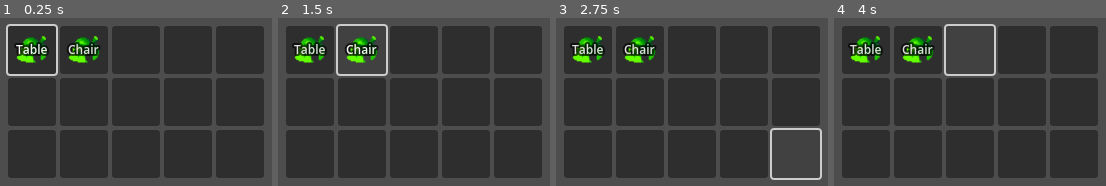
Above: before the commit, frames 1-4 (left to right).
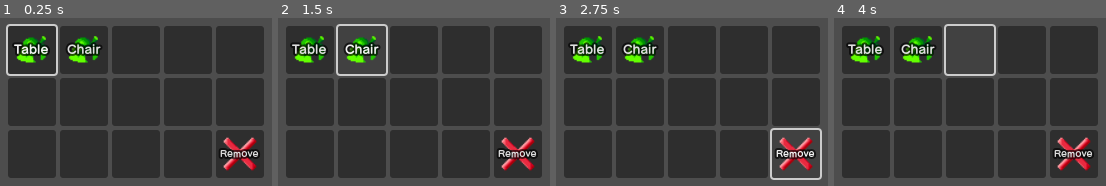
Above: after the commit, the same moments.

Repository: TaelsDaFoox/cave-gamering
Game: Godot game, scene res://Inventory.tscn
The game is run twice, just before and just after one commit, with the same random seed, the same clock (stepped at 60 frames per second) and the same inputs. This scene is started directly instead of the project's main scene.
Inputs (mouse positions are in pixels of both pictures, inside the frame that each line leads up to):
- Up to frame 1 (0.25 s): no input
- Up to frame 2 (1.5 s): click "Table" at 0.5 s; click "Chair" at 1.25 s
- Up to frame 3 (2.75 s): click (795, 154) at 2.02 s
- Up to frame 4 (4 s): click (1073, 154) at 2.75 s, where only the run after the commit has a clickable "Remove"; click (970, 49) at 3.5 s

The runs differ from the first frame. In frame 1, 2.8% of the frame differs, in the area x 4-96%, y 14-92%; in frame 2, 2.8%; in frame 3, 2.8%; in frame 4, 2.8%.

Commit message:
various furniture improvements
furniture can now be spawned and removed from the inventory, can't be pushed inside other furniture, and a carpet customization menu has been started

Diff:
--- a/Global.gd
+++ b/Global.gd
@@ -1,2 +1,5 @@
 extends Node
 var shirtnum := 0
+var playerPos := Vector3.ZERO
+var playerRot := Vector3.ZERO
+var playerGrab
--- a/Inventory.tscn
+++ b/Inventory.tscn
@@ -1,7 +1,9 @@
-[gd_scene load_steps=3 format=3 uid="uid://cxvg72c0cc4ji"]
+[gd_scene load_steps=5 format=3 uid="uid://cxvg72c0cc4ji"]
 
 [ext_resource type="Texture2D" uid="uid://cgf16pxqe5lcw" path="res://textures/UI/leaf icon.png" id="1_3n7vm"]
 [ext_resource type="Script" uid="uid://bjbjgyoa7ym8r" path="res://inventory.gd" id="1_ki15f"]
+[ext_resource type="FontFile" uid="uid://x5uarbb3anha" path="res://fonts/FOT-Seurat Pro B.otf" id="2_jqulp"]
+[ext_resource type="Texture2D" uid="uid://bi6lqh7l68o1m" path="res://textures/UI/X icon.png" id="3_nwt7c"]
 
 [node name="Inventory" type="Control"]
 layout_mode = 3
@@ -24,23 +26,25 @@
 grow_horizontal = 2
 columns = 5
 
-[node name="Button" type="Button" parent="GridContainer"]
+[node name="Table" type="Button" parent="GridContainer"]
 texture_filter = 2
 custom_minimum_size = Vector2(48, 48)
 layout_mode = 2
 theme_override_colors/font_outline_color = Color(0, 0, 0, 0.6509804)
 theme_override_constants/outline_size = 8
+theme_override_fonts/font = ExtResource("2_jqulp")
 theme_override_font_sizes/font_size = 12
 text = "Table"
 icon = ExtResource("1_3n7vm")
 icon_alignment = 1
 expand_icon = true
 
-[node name="Button2" type="Button" parent="GridContainer"]
+[node name="Chair" type="Button" parent="GridContainer"]
 custom_minimum_size = Vector2(48, 48)
 layout_mode = 2
 theme_override_colors/font_outline_color = Color(0, 0, 0, 0.6509804)
 theme_override_constants/outline_size = 8
+theme_override_fonts/font = ExtResource("2_jqulp")
 theme_override_font_sizes/font_size = 12
 text = "Chair"
 icon = ExtResource("1_3n7vm")
@@ -52,6 +56,7 @@
 layout_mode = 2
 theme_override_colors/font_outline_color = Color(0, 0, 0, 0.6509804)
 theme_override_constants/outline_size = 8
+theme_override_fonts/font = ExtResource("2_jqulp")
 theme_override_font_sizes/font_size = 12
 icon_alignment = 1
 expand_icon = true
@@ -61,6 +66,7 @@
 layout_mode = 2
 theme_override_colors/font_outline_color = Color(0, 0, 0, 0.6509804)
 theme_override_constants/outline_size = 8
+theme_override_fonts/font = ExtResource("2_jqulp")
 theme_override_font_sizes/font_size = 12
 icon_alignment = 1
 expand_icon = true
@@ -70,6 +76,7 @@
 layout_mode = 2
 theme_override_colors/font_outline_color = Color(0, 0, 0, 0.6509804)
 theme_override_constants/outline_size = 8
+theme_override_fonts/font = ExtResource("2_jqulp")
 theme_override_font_sizes/font_size = 12
 icon_alignment = 1
 expand_icon = true
@@ -79,6 +86,7 @@
 layout_mode = 2
 theme_override_colors/font_outline_color = Color(0, 0, 0, 0.6509804)
 theme_override_constants/outline_size = 8
+theme_override_fonts/font = ExtResource("2_jqulp")
 theme_override_font_sizes/font_size = 12
 icon_alignment = 1
 expand_icon = true
@@ -88,6 +96,7 @@
 layout_mode = 2
 theme_override_colors/font_outline_color = Color(0, 0, 0, 0.6509804)
 theme_override_constants/outline_size = 8
+theme_override_fonts/font = ExtResource("2_jqulp")
 theme_override_font_sizes/font_size = 12
 icon_alignment = 1
 expand_icon = true
@@ -97,6 +106,7 @@
 layout_mode = 2
 theme_override_colors/font_outline_color = Color(0, 0, 0, 0.6509804)
 theme_override_constants/outline_size = 8
+theme_override_fonts/font = ExtResource("2_jqulp")
 theme_override_font_sizes/font_size = 12
 icon_alignment = 1
 expand_icon = true
@@ -106,6 +116,7 @@
 layout_mode = 2
 theme_override_colors/font_outline_color = Color(0, 0, 0, 0.6509804)
 theme_override_constants/outline_size = 8
+theme_override_fonts/font = ExtResource("2_jqulp")
 theme_override_font_sizes/font_size = 12
 icon_alignment = 1
 expand_icon = true
@@ -115,6 +126,7 @@
 layout_mode = 2
 theme_override_colors/font_outline_color = Color(0, 0, 0, 0.6509804)
 theme_override_constants/outline_size = 8
+theme_override_fonts/font = ExtResource("2_jqulp")
 theme_override_font_sizes/font_size = 12
 icon_alignment = 1
 expand_icon = true
@@ -124,6 +136,7 @@
 layout_mode = 2
 theme_override_colors/font_outline_color = Color(0, 0, 0, 0.6509804)
 theme_override_constants/outline_size = 8
+theme_override_fonts/font = ExtResource("2_jqulp")
 theme_override_font_sizes/font_size = 12
 icon_alignment = 1
 expand_icon = true
@@ -133,6 +146,7 @@
 layout_mode = 2
 theme_override_colors/font_outline_color = Color(0, 0, 0, 0.6509804)
 theme_override_constants/outline_size = 8
+theme_override_fonts/font = ExtResource("2_jqulp")
 theme_override_font_sizes/font_size = 12
 icon_alignment = 1
 expand_icon = true
@@ -142,6 +156,7 @@
 layout_mode = 2
 theme_override_colors/font_outline_color = Color(0, 0, 0, 0.6509804)
 theme_override_constants/outline_size = 8
+theme_override_fonts/font = ExtResource("2_jqulp")
 theme_override_font_sizes/font_size = 12
 icon_alignment = 1
 expand_icon = true
@@ -151,17 +166,23 @@
 layout_mode = 2
 theme_override_colors/font_outline_color = Color(0, 0, 0, 0.6509804)
 theme_override_constants/outline_size = 8
+theme_override_fonts/font = ExtResource("2_jqulp")
 theme_override_font_sizes/font_size = 12
 icon_alignment = 1
 expand_icon = true
 
-[node name="Button15" type="Button" parent="GridContainer"]
+[node name="Remove" type="Button" parent="GridContainer"]
 custom_minimum_size = Vector2(48, 48)
 layout_mode = 2
 theme_override_colors/font_outline_color = Color(0, 0, 0, 0.6509804)
 theme_override_constants/outline_size = 8
-theme_override_font_sizes/font_size = 12
+theme_override_fonts/font = ExtResource("2_jqulp")
+theme_override_font_sizes/font_size = 9
+text = "Remove"
+icon = ExtResource("3_nwt7c")
 icon_alignment = 1
 expand_icon = true
 
-[connection signal="pressed" from="GridContainer/Button" to="." method="_on_button_pressed"]
+[connection signal="pressed" from="GridContainer/Table" to="." method="_on_table_pressed"]
+[connection signal="pressed" from="GridContainer/Chair" to="." method="_on_chair_pressed"]
+[connection signal="pressed" from="GridContainer/Remove" to="." method="_on_remove_pressed"]
--- a/inventory.gd
+++ b/inventory.gd
@@ -1,6 +1,26 @@
 extends Control
-@onready var firstbtn = $GridContainer/Button
+@onready var firstbtn = $GridContainer/Table
 func _ready() -> void:
 	firstbtn.grab_focus()
-func _on_button_pressed() -> void:
-	pass # Replace with function body.
+func _on_table_pressed() -> void:
+	objSpawn(load("res://objects/table.tscn"))
+
+func roundTo90(angle:float):
+	return round(angle/(PI/2))*(PI/2)
+func snapPosToGrid(pos:Vector3):
+	return Vector3(round(pos.x-0.5)+0.5,1.0,round(pos.z-0.5)+0.5)
+func objSpawn(obj):
+	if not Global.playerGrab:
+		var spawn = obj.instantiate()
+		var playerAng = roundTo90(-Global.playerRot.y)+(PI/2)
+		spawn.global_position=snapPosToGrid(Global.playerPos+Vector3(cos(playerAng),0.0,sin(playerAng)))
+		get_parent().add_child(spawn)
+
+
+func _on_remove_pressed() -> void:
+	if Global.playerGrab:
+		Global.playerGrab[0].queue_free()
+
+
+func _on_chair_pressed() -> void:
+	objSpawn(load("res://objects/chair.tscn"))
--- /dev/null
+++ b/objects/carpet_preview.tscn
@@ -0,0 +1,8 @@
+[gd_scene load_steps=2 format=3 uid="uid://di47eq8hp488q"]
+
+[ext_resource type="PackedScene" uid="uid://c5hxymsuccc3x" path="res://models/ac carpet.glb" id="1_qhj2v"]
+
+[node name="carpetPreview" instance=ExtResource("1_qhj2v")]
+
+[node name="Plane" parent="." index="0"]
+layers = 512
--- /dev/null
+++ b/objects/furniture.gd
@@ -0,0 +1 @@
+extends StaticBody3D
--- a/objects/player.gd
+++ b/objects/player.gd
@@ -13,6 +13,8 @@
 var shirttex = load("res://materials/shirt.tres")
 var inventory = load("res://Inventory.tscn")
 var shirtmenu = load("res://shirtMenu.tscn")
+var menuUp := ""
+@onready var grabCollision = $GrabCollision
 func _ready() -> void:
 	#shirttex.uv1_scale=Vector3(0.059,0.059,0)
 	shirt.set_surface_override_material(0,shirttex)
@@ -25,14 +27,13 @@
 	if input_dir and not grabbedthing and not state=="Inventory":
 		model.rotation.y=lerp_angle(model.rotation.y,-input_dir.angle()+PI/2,delta*20)
 		interact.rotation.y=roundTo90(model.rotation.y)+PI
+		grabCollision.position.x = cos(interact.rotation.y+(PI/2))
+		grabCollision.position.z = sin(interact.rotation.y-(PI/2))
 	#input_dir = input_dir.rotated(-camera.rotation.y)
 	if state == "Push" or state == "Pull":
 		#global_position=global_position.lerp(dragTarget,delta*8)
-		if abs(grabbedthing.global_position.x+(dragTarget.x-global_position.x)/2)<3.0 and abs(grabbedthing.global_position.z+(dragTarget.z-global_position.z)/2)<3.0:
-			velocity=(global_position.lerp(dragTarget,7))-global_position
-			velocity.y=0.0
-		else:
-			velocity=Vector3.ZERO
+		velocity=(global_position.lerp(dragTarget,7))-global_position
+		velocity.y=0.0
 		#print(velocity)
 		if statetimer==0.0:
 			state="Idle"
@@ -44,6 +45,7 @@
 			state="Idle"
 			snapPos()
 	if grabbedthing:
+		grabCollision.disabled=false
 		if state == "Idle":
 			velocity=Vector3.ZERO
 			anim.play("Grab",0.2,1.0)
@@ -51,6 +53,7 @@
 			anim.play(state,0.2,velocity.length()*1.1)
 		#velocity=Vector3.ZERO
 		if not Input.is_action_pressed("A") and statetimer==0.0:
+			grabCollision.disabled=true
 			snapPos()
 			var posBuffer = grabbedthing.global_position
 			var rotBuffer = grabbedthing.rotation
@@ -86,6 +89,7 @@
 					state="TurnL"
 					statetimer=0.5
 	elif state=="Idle" or state=="Grab": #no idea why this has to run for the grab animation to work but it's almost 1 AM and I don't care to look into it
+		grabCollision.disabled=true
 		velocity.x=input_dir.x*move_speed
 		velocity.z=input_dir.y*move_speed
 		if input_dir:
@@ -95,11 +99,16 @@
 
 
 	move_and_slide()
+	Global.playerPos=global_position
+	Global.playerRot=model.rotation
 	#print(state)
 
 	var grabstuff = interact.get_overlapping_bodies()
+	Global.playerGrab=grabstuff
 	if grabstuff:
-		if Input.is_action_pressed("A"):
+		if grabstuff.size()>1:
+			grabstuff[1].queue_free()
+		if Input.is_action_pressed("A") and state=="Idle":
 			if grabstuff[0].get_parent()!=self:
 				statetimer=0.15
 				global_position.x=round(global_position.x+0.5)-0.5
@@ -118,12 +127,31 @@
 	if event.is_action_pressed("menu"):
 		if state=="Idle":
 			state="Inventory"
+			menuUp = "Inventory"
 			anim.play("Inventory",0.3)
 			velocity=Vector3.ZERO
-			get_parent().add_child(shirtmenu.instantiate())
+			var getMenu = get_parent().get_node(menuUp)
+			if not getMenu:
+				get_parent().add_child(inventory.instantiate())
 		elif state == "Inventory":
 			state="Idle"
-			get_parent().get_node("ShirtMenu").queue_free()
+			var getMenu = get_parent().get_node(menuUp)
+			if getMenu:
+				getMenu.queue_free()
+	if event.is_action_pressed("menu 2"):
+		if state=="Idle":
+			state="Inventory"
+			menuUp = "ShirtMenu"
+			anim.play("Inventory",0.3)
+			velocity=Vector3.ZERO
+			var getMenu = get_parent().get_node(menuUp)
+			if not getMenu:
+				get_parent().add_child(shirtmenu.instantiate())
+		elif state == "Inventory":
+			state="Idle"
+			var getMenu = get_parent().get_node(menuUp)
+			if getMenu:
+				getMenu.queue_free()
 func snapPos():
 	global_position.x = round(global_position.x+0.5)-0.5
 	global_position.z = round(global_position.z-0.5)+0.5
--- a/objects/player.tscn
+++ b/objects/player.tscn
@@ -9,6 +9,9 @@
 
 [sub_resource type="BoxShape3D" id="BoxShape3D_eqqp1"]
 size = Vector3(0.5, 0.5, 0.00390625)
+
+[sub_resource type="BoxShape3D" id="BoxShape3D_ykyjo"]
+size = Vector3(0.8935547, 1, 0.8798828)
 
 [node name="Player" type="CharacterBody3D"]
 collision_layer = 2
@@ -36,3 +39,7 @@
 
 [node name="model" parent="." instance=ExtResource("2_ykyjo")]
 transform = Transform3D(-0.48, 0, 7.247798e-08, 0, 0.48, 0, -7.247798e-08, 0, -0.48, 0, -0.74545276, 0)
+
+[node name="GrabCollision" type="CollisionShape3D" parent="."]
+transform = Transform3D(1, 0, 0, 0, 1, 0, 0, 0, 1, 0, 0, -1)
+shape = SubResource("BoxShape3D_ykyjo")
--- a/project.godot
+++ b/project.godot
@@ -117,6 +117,11 @@
 , Object(InputEventJoypadButton,"resource_local_to_scene":false,"resource_name":"","device":-1,"button_index":3,"pressure":0.0,"pressed":true,"script":null)
 ]
 }
+"menu 2"={
+"deadzone": 0.2,
+"events": [Object(InputEventKey,"resource_local_to_scene":false,"resource_name":"","device":-1,"window_id":0,"alt_pressed":false,"shift_pressed":false,"ctrl_pressed":false,"meta_pressed":false,"pressed":false,"keycode":0,"physical_keycode":81,"key_label":0,"unicode":113,"location":0,"echo":false,"script":null)
+]
+}
 
 [layer_names]
 
--- a/shirtMenu.tscn
+++ b/shirtMenu.tscn
@@ -1,11 +1,15 @@
-[gd_scene load_steps=6 format=3 uid="uid://d3v3jww3m4rul"]
+[gd_scene load_steps=8 format=3 uid="uid://d3v3jww3m4rul"]
 
 [ext_resource type="Script" uid="uid://dniumddodwytf" path="res://shirt_menu.gd" id="1_ncqk2"]
 [ext_resource type="PackedScene" uid="uid://dujk7eywtnb8g" path="res://objects/shirtPreview.tscn" id="2_cp74y"]
 [ext_resource type="FontFile" uid="uid://x5uarbb3anha" path="res://fonts/FOT-Seurat Pro B.otf" id="3_cp74y"]
+[ext_resource type="PackedScene" uid="uid://di47eq8hp488q" path="res://objects/carpet_preview.tscn" id="3_e6qbx"]
 
 [sub_resource type="ViewportTexture" id="ViewportTexture_cp74y"]
 viewport_path = NodePath("SubViewport")
+
+[sub_resource type="ViewportTexture" id="ViewportTexture_e6qbx"]
+viewport_path = NodePath("SubViewport2")
 
 [sub_resource type="Environment" id="Environment_cp74y"]
 ambient_light_source = 2
@@ -27,17 +31,32 @@
 anchor_top = 0.5
 anchor_right = 0.5
 anchor_bottom = 0.5
-offset_left = -240.0
-offset_top = -120.0
-offset_right = 16.0
-offset_bottom = 136.0
+offset_left = -211.0
+offset_top = -180.0
+offset_right = -15.0
+offset_bottom = 16.0
 grow_horizontal = 2
 grow_vertical = 2
 texture = SubResource("ViewportTexture_cp74y")
 
+[node name="TextureRect2" type="TextureRect" parent="."]
+layout_mode = 1
+anchors_preset = 8
+anchor_left = 0.5
+anchor_top = 0.5
+anchor_right = 0.5
+anchor_bottom = 0.5
+offset_left = -211.0
+offset_top = -22.0
+offset_right = -15.0
+offset_bottom = 174.0
+grow_horizontal = 2
+grow_vertical = 2
+texture = SubResource("ViewportTexture_e6qbx")
+
 [node name="SubViewport" type="SubViewport" parent="."]
 transparent_bg = true
-size = Vector2i(256, 256)
+size = Vector2i(196, 196)
 
 [node name="Camera3D" type="Camera3D" parent="SubViewport"]
 transform = Transform3D(1, 0, 0, 0, 1, 0, 0, 0, 1, 0, 1.157089, 3.9249146)
@@ -47,6 +66,19 @@
 
 [node name="shirt" parent="SubViewport" instance=ExtResource("2_cp74y")]
 
+[node name="SubViewport2" type="SubViewport" parent="."]
+transparent_bg = true
+size = Vector2i(196, 196)
+
+[node name="Camera3D" type="Camera3D" parent="SubViewport2"]
+transform = Transform3D(1, 0, 0, 0, 0.77464664, 0.63239443, 0, -0.63239443, 0.77464664, -2.3841858e-07, 1.5082835, 4.185343)
+cull_mask = 1048064
+environment = SubResource("Environment_cp74y")
+fov = 30.0
+
+[node name="carpetPreview" parent="SubViewport2" instance=ExtResource("3_e6qbx")]
+transform = Transform3D(1, 0, 0, 0, 1, 0, 0, 0, 1, 0, -1.7456355, 0)
+
 [node name="ShirtText" type="Label" parent="."]
 layout_mode = 1
 anchors_preset = 8
@@ -55,15 +87,15 @@
 anchor_right = 0.5
 anchor_bottom = 0.5
 offset_left = 29.0
-offset_top = -133.0
+offset_top = -181.0
 offset_right = 230.0
-offset_bottom = 31.0
+offset_bottom = -80.0
 grow_horizontal = 2
 grow_vertical = 2
 theme_override_constants/line_spacing = 1
 theme_override_constants/outline_size = 35
 theme_override_fonts/font = ExtResource("3_cp74y")
-theme_override_font_sizes/font_size = 66
+theme_override_font_sizes/font_size = 41
 text = "Shirt
 255"
 horizontal_alignment = 1
@@ -77,22 +109,24 @@
 anchor_right = 0.5
 anchor_bottom = 0.5
 offset_left = 50.0
-offset_top = 18.0
+offset_top = -82.0
 offset_right = 216.0
-offset_bottom = 104.0
+offset_bottom = -22.0
 grow_horizontal = 2
 grow_vertical = 2
 alignment = 1
 
 [node name="Left" type="Button" parent="HBoxContainer"]
-custom_minimum_size = Vector2(78.12, 0)
+clip_contents = true
+custom_minimum_size = Vector2(58.9, 0)
 layout_mode = 2
 theme_override_fonts/font = ExtResource("3_cp74y")
 theme_override_font_sizes/font_size = 51
 text = "<"
 
 [node name="Right" type="Button" parent="HBoxContainer"]
-custom_minimum_size = Vector2(78.12, 0)
+clip_contents = true
+custom_minimum_size = Vector2(58.9, 0)
 layout_mode = 2
 theme_override_fonts/font = ExtResource("3_cp74y")
 theme_override_font_sizes/font_size = 51
--- a/shirt_menu.gd
+++ b/shirt_menu.gd
@@ -1,9 +1,11 @@
 extends Control
 @onready var shirt = $SubViewport/shirt
+@onready var carpet = $SubViewport2/carpetPreview
 var player
 @onready var shirtText = $ShirtText
 func _physics_process(delta: float) -> void:
 	shirt.rotation.y+=delta*0.5
+	carpet.rotation.y+=delta*0.5
 func _ready() -> void:
 	player=get_parent().get_node("Player")
 	updateShirtText()
Not shown, added: objects/furniture.gd.uid
Not shown: 1 places in objects/player.tscn that only renumber resources
Binary file added: textures/UI/X icon.png
Not shown, added: textures/UI/X icon.png.import
